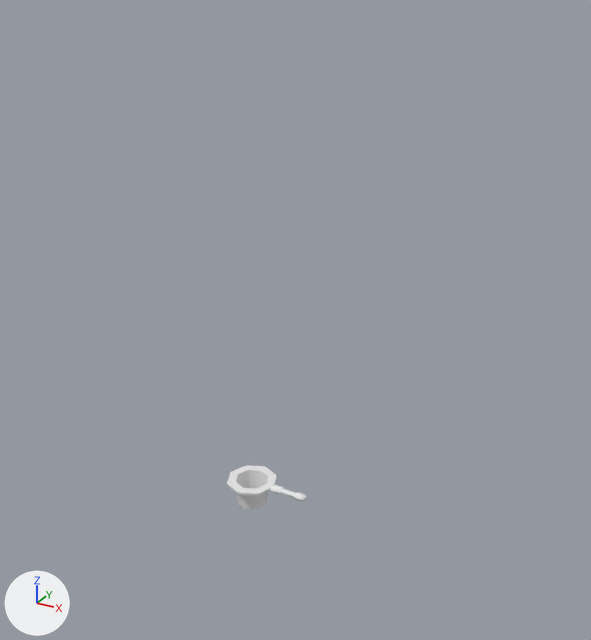
An edit to the Blender file blenderFiles/Furnature/furnature.blend, drawn before and after from the same camera.
One viewpoint serves both versions: a camera (50 mm lens) standing at (1.59, -2.5, 2.18) and looking at (0.12, 0.17, 0.85). Lighting does not change. The marker at lower left points along +X, +Y and +Z. The picture after the commit comes second.

Objects in the first picture: 'cupTemp.002'.
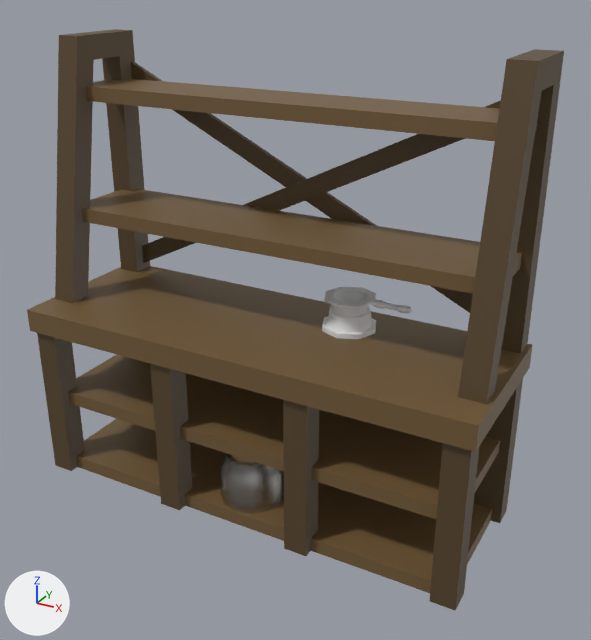
What differs and where, as boxes [x1, y1, x2, y2] in the pictures (591 x 640 px):
```json
{"object": "steepingStation", "change": "shown", "after": [27, 29, 564, 610], "on screen": "brown"}
{"object": "cupTemp.002", "change": "moved", "before": [227, 465, 307, 509], "after": [324, 287, 412, 317]}
{"object": "bottleFull", "change": "added", "after": [225, 465, 279, 511]}
{"object": "steeperStand", "change": "added", "after": [322, 305, 376, 339]}
{"object": "bottleA", "change": "shown", "after": [231, 455, 262, 467]}
{"object": "bottleHalf", "change": "added", "after": [229, 482, 279, 510], "on screen": "mostly hidden"}
```

The change, as JSON lines over the scene's bpy script:
```json
{"op": "add", "block": "me_plane_007", "code": ["me_plane_007 = bpy.data.meshes.new('Plane.007')", "me_plane_007.from_pydata(...)  # 45 vertices, 41 faces; spans x -0.114..0.114, y -0.114..0.114, z 0.019..0.132", "me_plane_007.polygons.foreach_set('use_smooth', [True] * 41)", "me_plane_007.materials.append(mat_cork)  # brown #9c8058"]}
{"op": "add", "block": "me_plane_005", "code": ["me_plane_005 = bpy.data.meshes.new('Plane.005')", "me_plane_005.from_pydata(...)  # 45 vertices, 41 faces; spans x -0.114..0.114, y -0.114..0.114, z 0.019..0.182", "me_plane_005.polygons.foreach_set('use_smooth', [True] * 41)", "me_plane_005.materials.append(mat_cork)  # brown #9c8058"]}
{"op": "add", "block": "me_cube_009", "code": ["me_cube_009 = bpy.data.meshes.new('Cube.009')", "me_cube_009.from_pydata(...)  # 48 vertices, 41 faces; spans x -0.117..0.117, y -0.117..0.117, z 0.0..0.08", "me_cube_009.polygons.foreach_set('use_smooth', [True] * 41)"]}
{"op": "remove", "block": "ob_steepingstation", "code": "ob_steepingstation.hide_set(True)"}
{"op": "remove", "block": "ob_bottlea", "code": "ob_bottlea.hide_set(True)"}
{"op": "set", "path": "ob_cuptemp_002.location", "old": "(0.0, 0.0, 0.0)", "new": "(0.3, 0.3, 0.8)"}
{"op": "add", "block": "ob_bottlehalf", "code": ["ob_bottlehalf = bpy.data.objects.new('bottleHalf', me_plane_007)", "ob_bottlehalf.location = (0.0, 0.0, 0.0)"]}
{"op": "add", "block": "ob_bottlefull", "code": ["ob_bottlefull = bpy.data.objects.new('bottleFull', me_plane_005)", "ob_bottlefull.location = (0.0, 0.0, 0.0)"]}
{"op": "add", "block": "ob_steeperstand", "code": ["ob_steeperstand = bpy.data.objects.new('steeperStand', me_cube_009)", "ob_steeperstand.location = (0.3, 0.3, 0.8)"]}
```
